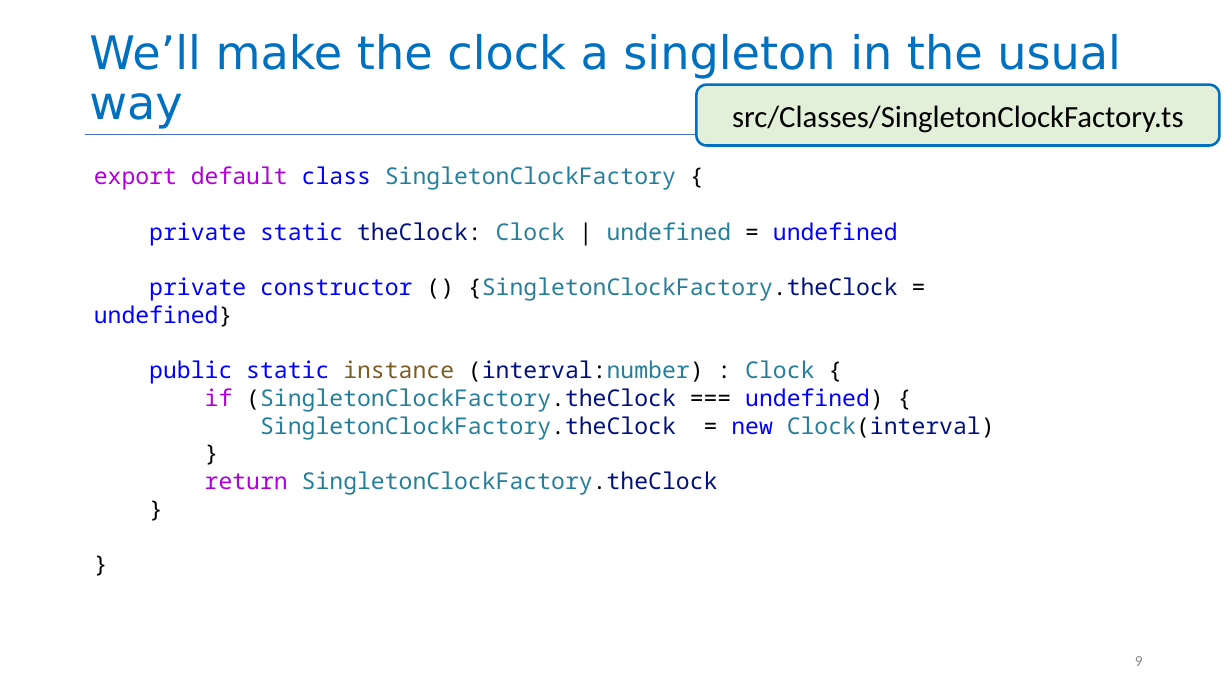
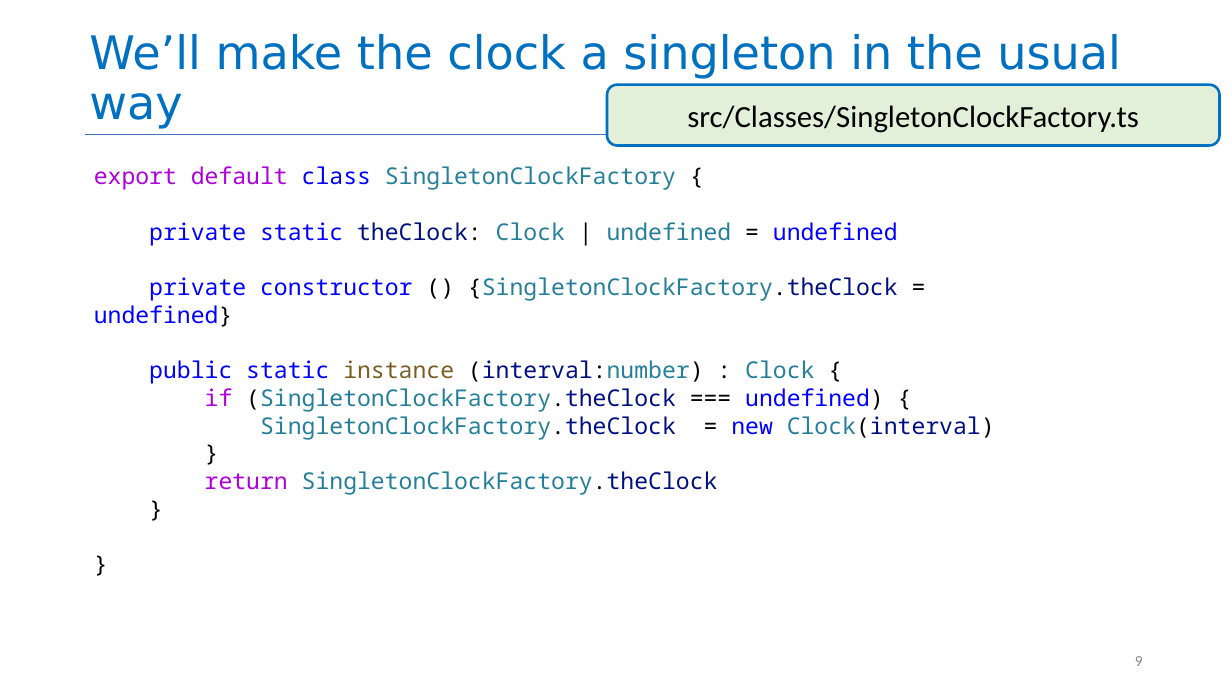
Before and after one commit to neu-se/CS4530-Spring-2025, a slide deck: slide 9 of Slides/Module 09 React Hooks.pptx. Drawn at 1232x693 pixels with LibreOffice and Linux fonts; fonts in the diff are those of the drawing. Boxes give left, top, right and bottom in pixels: in the first picture for what was removed or moved away, otherwise in the second. Text is boxed around its words. In the diff, an @@ line names an element or a change of style, - is before the commit and + after.

```diff
--- a/Slides/Module 09 React Hooks.pptx
+++ b/Slides/Module 09 React Hooks.pptx
@@ rounded rectangle "src/Classes/SingletonClockFactory.ts": place and size @@
-rounded rectangle "src/Classes/SingletonClockFactory.ts" at [697, 85, 1220, 146]
+rounded rectangle "src/Classes/SingletonClockFactory.ts" at [607, 85, 1220, 146]
```
Also in this commit, not shown: 8 other slides changed, 2 other files.
